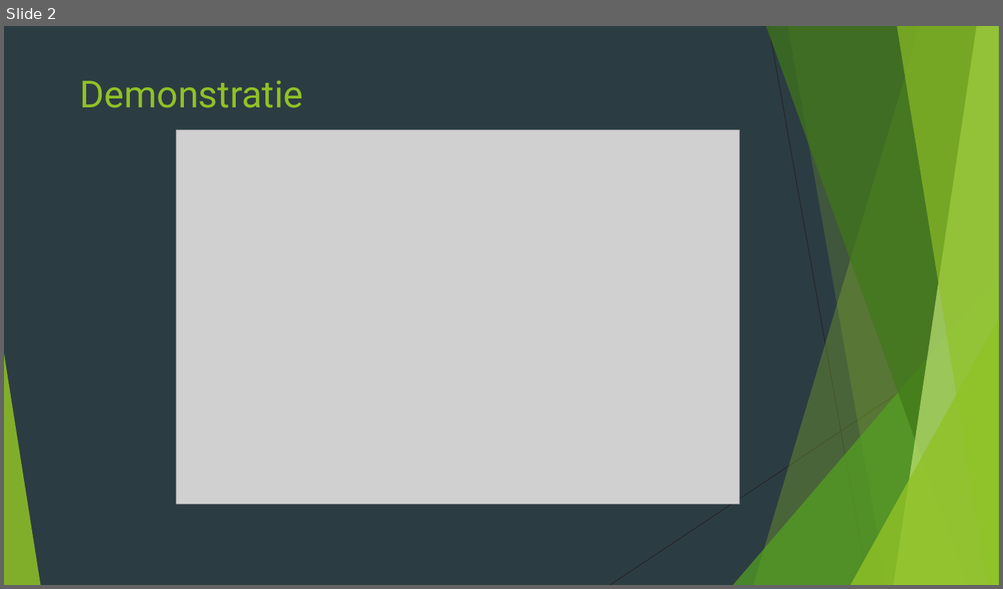
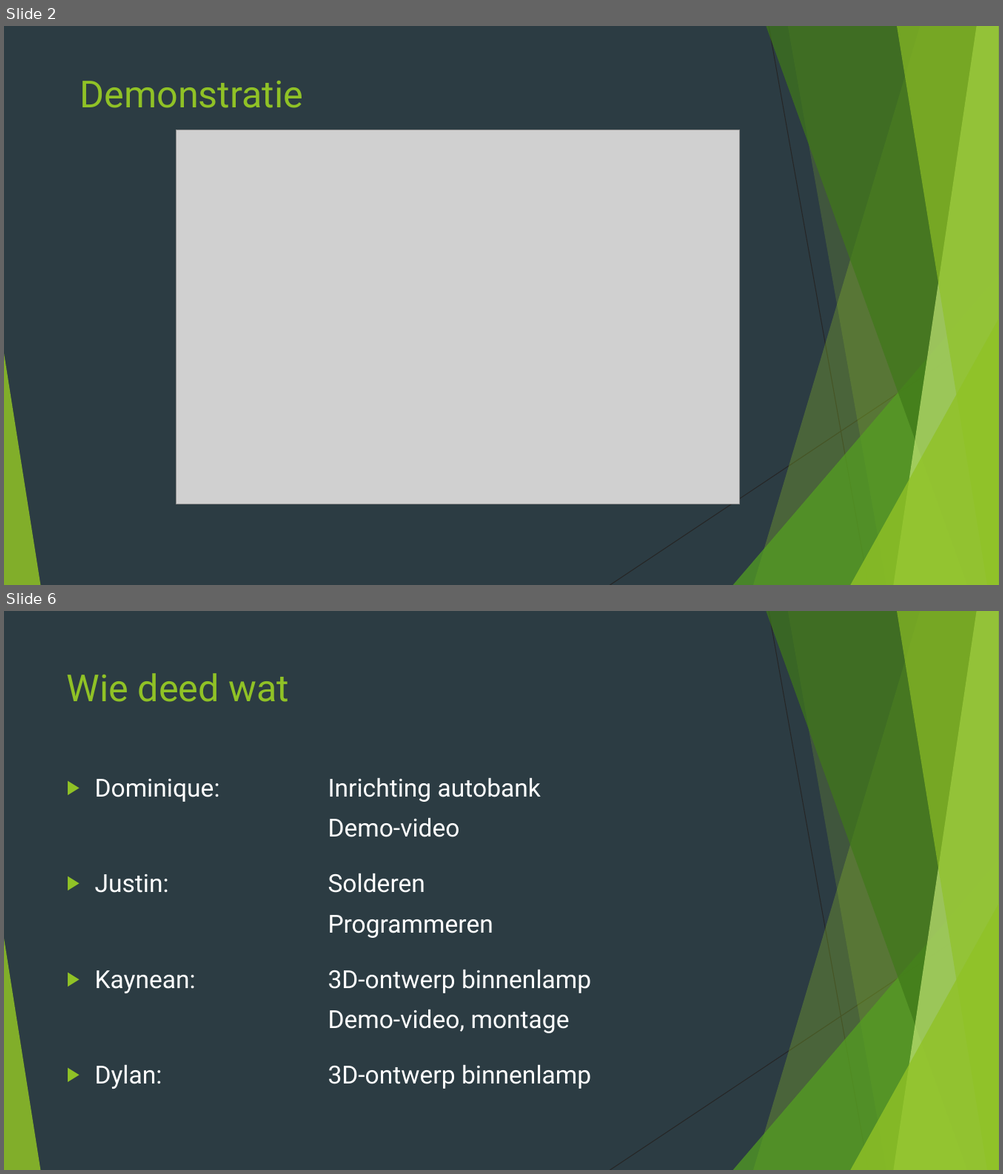
Before and after one commit to BM4GIT/PA-competitie, a slide deck: 2018-2019/ABC Autobewaking/Documenten/Presentatie.pptx. Shown one above the other, each under a label of ours: slide 2 before the commit, slides 2 and 6 after it; the slides between them are not shown. The pictures are 1003x589 and 1003x1174 pixels, drawn with LibreOffice and Linux fonts; fonts in the diff are those of the drawing; grey boxes stand for pictures. Boxes give left, top, right and bottom in pixels: in the first picture for what was removed or moved away, otherwise in the second. Text is boxed around its words. In the diff, an @@ line names an element or a change of style, - is before the commit and + after.

```diff
--- a/2018-2019/ABC Autobewaking/Documenten/Presentatie.pptx
+++ b/2018-2019/ABC Autobewaking/Documenten/Presentatie.pptx
@@ slide 6 added at box(4, 611, 999, 1170), background #2C3C43; not listed: 10 template elements that a slide beside it also shows @@
@@ title added at box(67, 673, 290, 702), 36 pt, text #90C226 @@
+Wie deed wat
@@ text added at box(95, 777, 591, 1089), 24 pt, text #FFFFFF @@
+▶ Dominique: Inrichting autobank
+              Demo-video
+▶ Justin: Solderen
+              Programmeren
+▶ Kaynean: 3D-ontwerp binnenlamp
+              Demo-video, montage
+▶ Dylan: 3D-ontwerp binnenlamp
```
Also in this commit, not shown: 5 slides changed, 1 slide removed, 51 other files.
